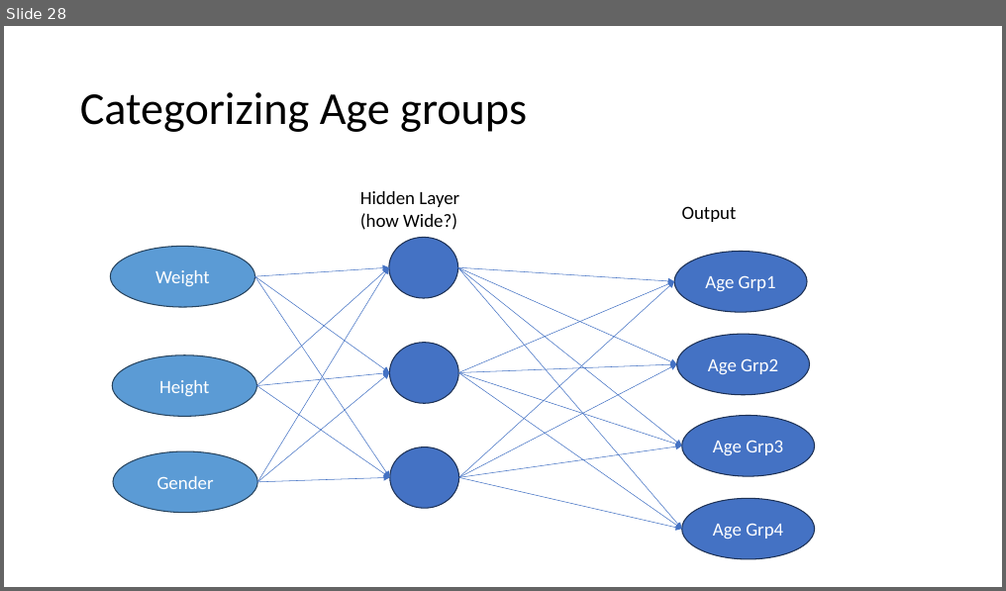
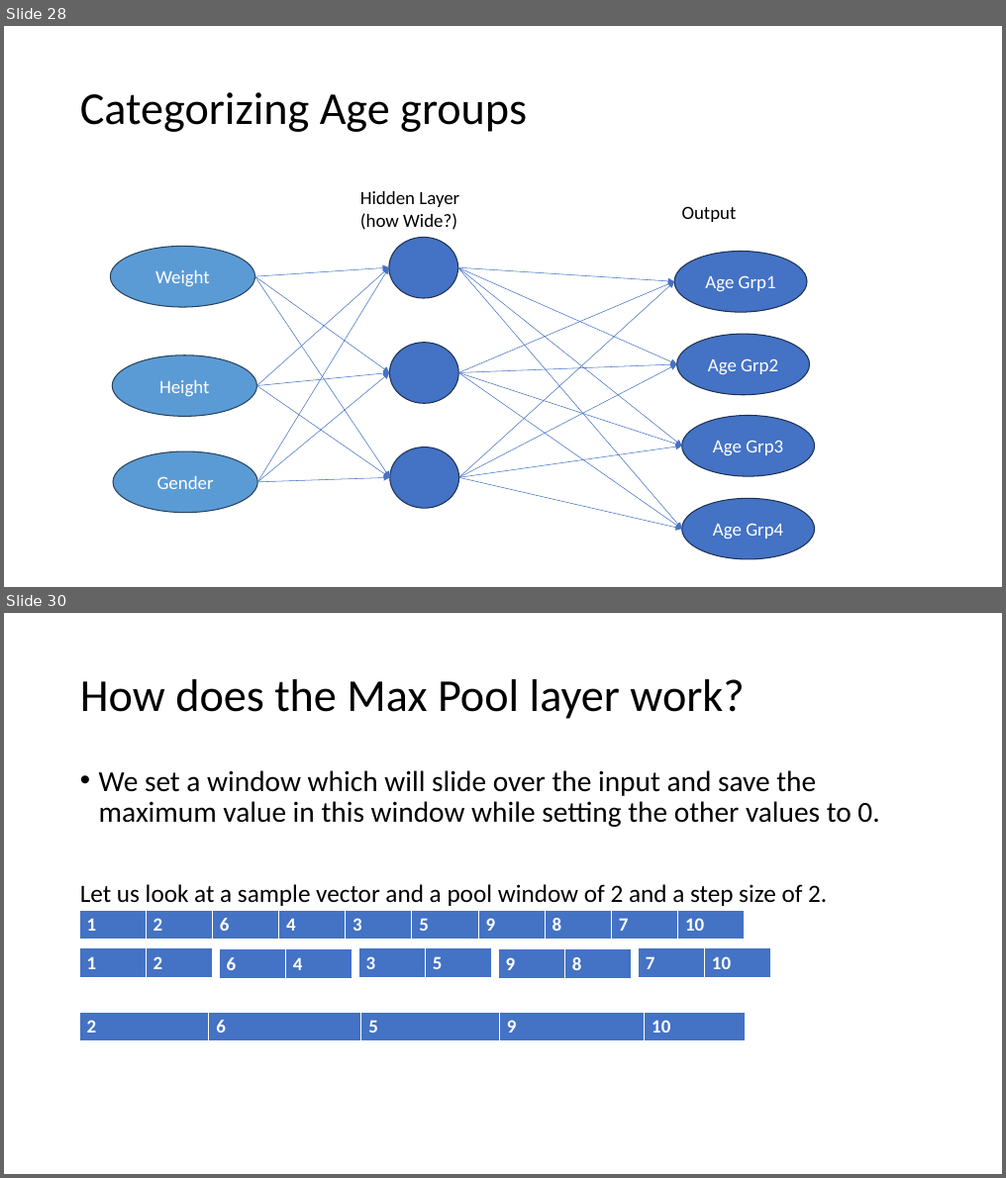
Before and after one commit to mustafa-behrainwala/simpleNN, a slide deck: Introduction To Neural Networks and AI.pptx. Shown one above the other, each under a label of ours: slide 28 before the commit, slides 28 and 30 after it; the slides between them are not shown. The pictures are 1006x591 and 1006x1178 pixels, drawn with LibreOffice and Linux fonts; fonts in the diff are those of the drawing. Boxes give left, top, right and bottom in pixels: in the first picture for what was removed or moved away, otherwise in the second. Text is boxed around its words. In the diff, an @@ line names an element or a change of style, - is before the commit and + after.

Commit message:
Adding the Max Pool Layer

```diff
--- a/Introduction To Neural Networks and AI.pptx
+++ b/Introduction To Neural Networks and AI.pptx
@@ slide 30 added at [4, 613, 1002, 1174], background #FFFFFF @@
@@ title added at [80, 679, 744, 719], 44 pt, text #000000 @@
+How does the Max Pool layer work?
@@ text added at [80, 770, 879, 906], 28 pt, text #000000 @@
+• We set a window which will slide over the input and save the maximum value in this window while setting the other values to 0.
+Let us look at a sample vector and a pool window of 2 and a step size of 2.
@@ table added at [79, 910, 746, 941], 1 rows, 10 columns @@
+1 | 2 | 6 | 4 | 3 | 5 | 9 | 8 | 7 | 10
@@ table added at [79, 949, 212, 979], 1 rows, 2 columns @@
+1 | 2
@@ table added at [219, 950, 352, 980], 1 rows, 2 columns @@
+6 | 4
@@ table added at [358, 949, 492, 1037], 1 rows, 2 columns @@
+3 | 5
@@ table added at [498, 950, 632, 980], 1 rows, 2 columns @@
+9 | 8
@@ table added at [638, 949, 771, 1037], 1 rows, 2 columns @@
+7 | 10
@@ table added at [79, 1012, 745, 1043], 1 rows, 5 columns @@
+2 | 6 | 5 | 9 | 10
```
Also in this commit, not shown: 2 other slides added.
